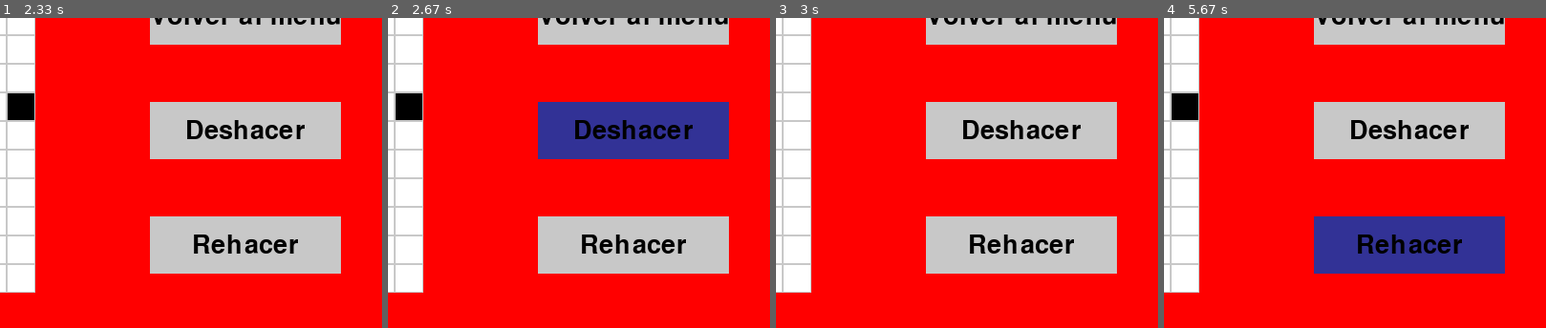
Above: before the commit, frames 1-4 (left to right).
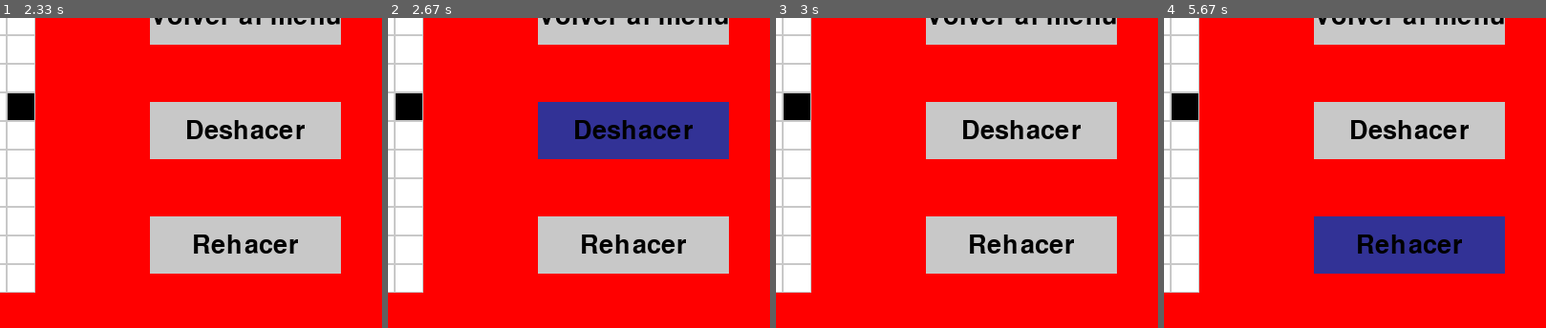
Above: after the commit, the same moments.

Repository: Diego-ipt/Pygame_nonograma
Game: pygame game, started from inicio.py
Same seed, same stepped clock (60 frames per second), same inputs: the game is played once before the commit and once after it.
Inputs (mouse positions are % of the whole screen's width and height, from its top left):
- Up to frame 1 (2.33 s): press the mouse at (50, 58) at 0.37 s; move the mouse to (34, 66) at 0.47 s; release the mouse at (19, 73) at 0.6 s; click "Jugar" at 0.72 s; click (26, 30) at 1.08 s; click (14, 47) at 1.45 s; click (47, 33) at 1.83 s; click (36, 29) at 2.23 s
- Up to frame 2 (2.67 s): click (70, 42) at 2.63 s
- Up to frame 3 (3 s): move the mouse to (12, 28) at 2.9 s
- Up to frame 4 (5.67 s): click (12, 28) at 3.03 s; move the mouse to (18, 60) at 3.3 s; click (18, 60) at 3.43 s; click (21, 31) at 3.83 s; move the mouse to (22, 61) at 4.6 s; click (22, 61) at 4.73 s; click (28, 42) at 5.13 s; click (77, 61) at 5.53 s
The pictures show only the part of the screen within x 43-93%, y 20-70%; the shares and areas given below are measured in that part.

Frames 1-2 are identical in both runs. In frame 3, 0.6% of the frame differs, in the area x 2-9%, y 24-33%; in frame 4, nothing differs.

Commit message:
fix: se arregla el boton para que solo se pueda seleccionar una vez por click

Diff:
--- a/nonograma_core/Elementos_graficos/elementos_menus.py
+++ b/nonograma_core/Elementos_graficos/elementos_menus.py
@@ -1,5 +1,5 @@
 import pygame
-import os
+import time
 import random
 from nonograma_core.Elementos_graficos.colores import *
 from nonograma_core.Elementos_graficos.AssetManager import AssetManager
@@ -38,20 +38,28 @@
     rect_texto = superficie_texto.get_rect(center=(x, y))
     pantalla.blit(superficie_texto, rect_texto)
 
+# Variable global para controlar el estado del clic
+accion_ejecutada = False
+
 # Función para los botones
 def boton(texto, x, y, ancho, alto, color_base, color_presionado, pantalla, accion=None, color_text=NEGRO):
+    global accion_ejecutada
     raton = pygame.mouse.get_pos()
     click = pygame.mouse.get_pressed()
 
     if x + ancho > raton[0] > x and y + alto > raton[1] > y:
         if color_presionado != NOTHING:
             pygame.draw.rect(pantalla, color_presionado, (x, y, ancho, alto))
-
-        if click[0] == 1 and accion is not None:
+        if click[0] == 1 and accion is not None and not accion_ejecutada:
             accion()
+            accion_ejecutada = True
     else:
         if color_base != NOTHING:
             pygame.draw.rect(pantalla, color_base, (x, y, ancho, alto))
+
+    # Resetea la acción cuando se suelta el botón del ratón
+    if click[0] == 0:
+        accion_ejecutada = False
 
     mostrar_texto(texto, fuente, color_text, pantalla, x + (ancho // 2), y + (alto // 2))
 
